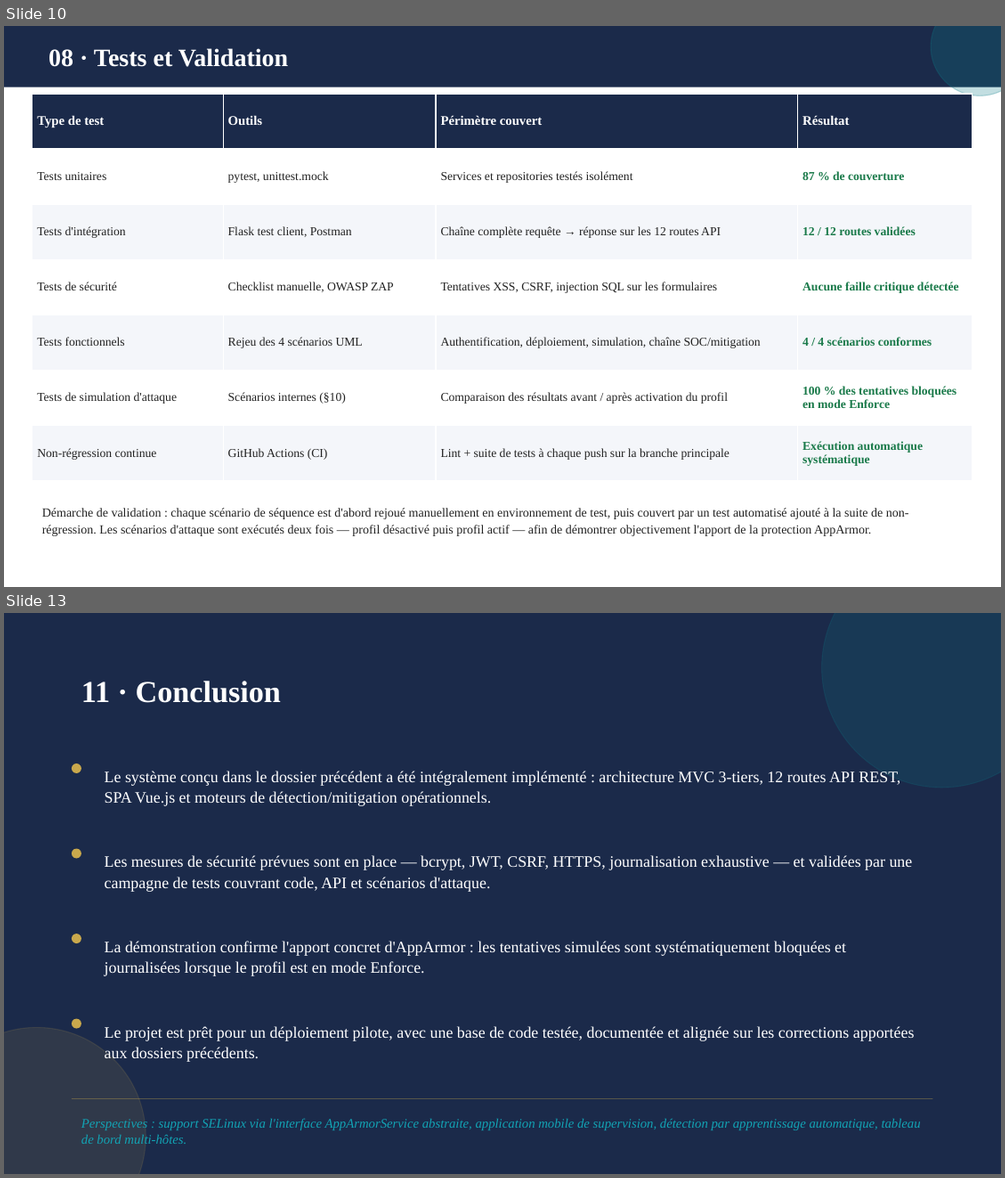
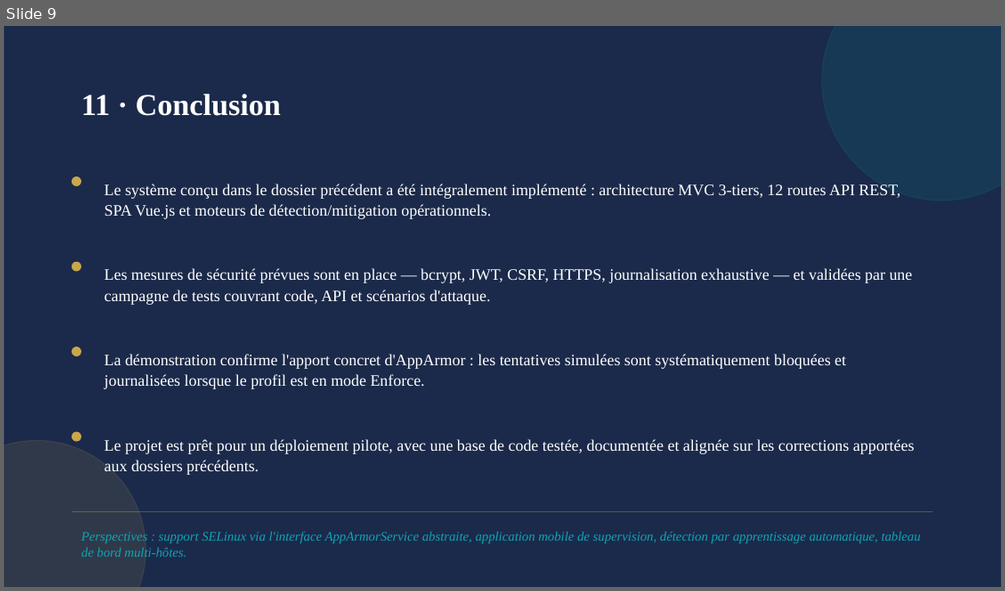
Before and after one commit to OpenSecureFoundation/Web-AppArmor-Manager, a slide deck: Dossier_de_Realisation_AppArmor.pptx. Shown one above the other, each under a label of ours: slides 10 and 13 before the commit, slide 9 after it; the slides between them are not shown. The pictures are 1005x1178 and 1005x591 pixels, drawn with LibreOffice and Linux fonts; fonts in the diff are those of the drawing. Boxes give left, top, right and bottom in pixels: in the first picture for what was removed or moved away, otherwise in the second. Text is boxed around its words. In the diff, an @@ line names an element or a change of style, - is before the commit and + after.

Commit message:
Ajout du dossier de réalisation

```diff
--- a/Dossier_de_Realisation_AppArmor.pptx
+++ b/Dossier_de_Realisation_AppArmor.pptx
@@ slide 10 removed at (4,26,1001,587), background #FFFFFF @@
@@ rectangle removed at (4,26,1001,87) @@
@@ text removed at (48,48,288,67) @@
-08 · Tests et Validation
@@ ellipse removed at (931,26,1001,95) @@
@@ table removed at (32,94,971,481), 7 rows, 4 columns @@
-Type de test | Outils | Périmètre couvert | Résultat
-Tests unitaires | pytest, unittest.mock | Services et repositories testés isolément | 87 % de couverture
-Tests d'intégration | Flask test client, Postman | Chaîne complète requête → réponse sur les 12 routes API | 12 / 12 routes validées
-Tests de sécurité | Checklist manuelle, OWASP ZAP | Tentatives XSS, CSRF, injection SQL sur les formulaires | Aucune faille critique détectée
-Tests fonctionnels | Rejeu des 4 scénarios UML | Authentification, déploiement, simulation, chaîne SOC/mitigation | 4 / 4 scénarios conformes
-Tests de simulation d'attaque | Scénarios internes (§10) | Comparaison des résultats avant / après activation du profil | 100 % des tentatives bloquées en mode Enforce
-Non-régression continue | GitHub Actions (CI) | Lint + suite de tests à chaque push sur la branche principale | Exécution automatique systématique
@@ text removed at (42,507,909,536) @@
-Démarche de validation : chaque scénario de séquence est d'abord rejoué manuellement en environnement de test, puis couvert par un test automatisé ajouté à la suite de non-régression. Les scénarios d'attaque sont exécutés deux fois — profil désactivé puis profil actif — afin de démontrer objectivement l'apport de la protection AppArmor.
@@ what was slide 13 is now slide 9 @@
```
Also in this commit, not shown: 5 slides changed, 1 slide added, 4 other slides removed.
